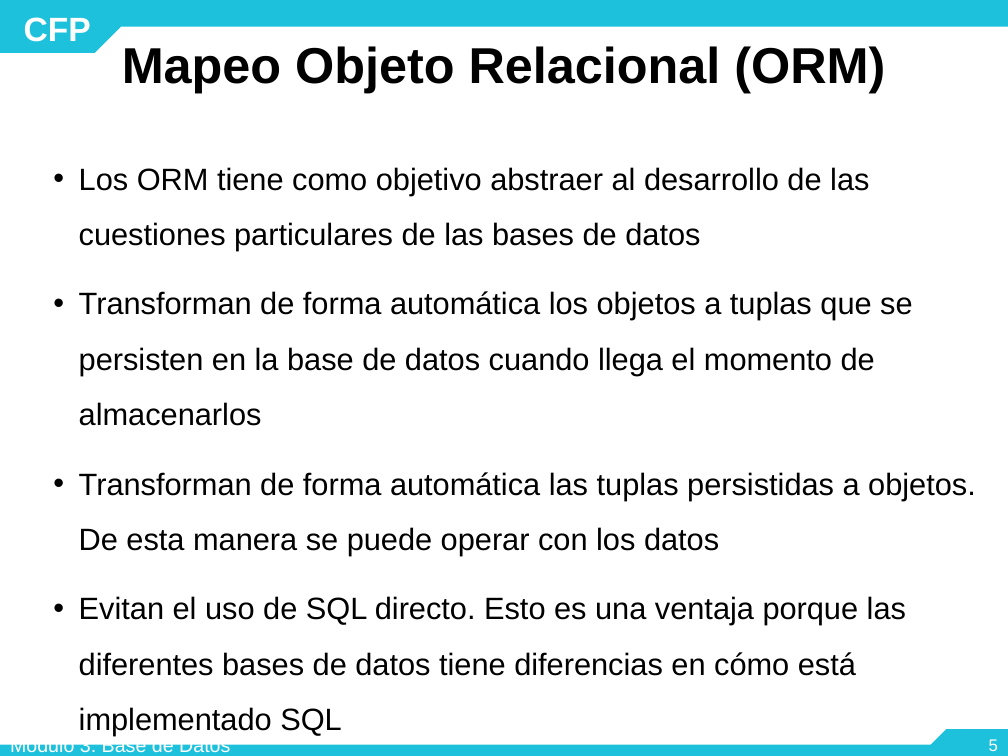
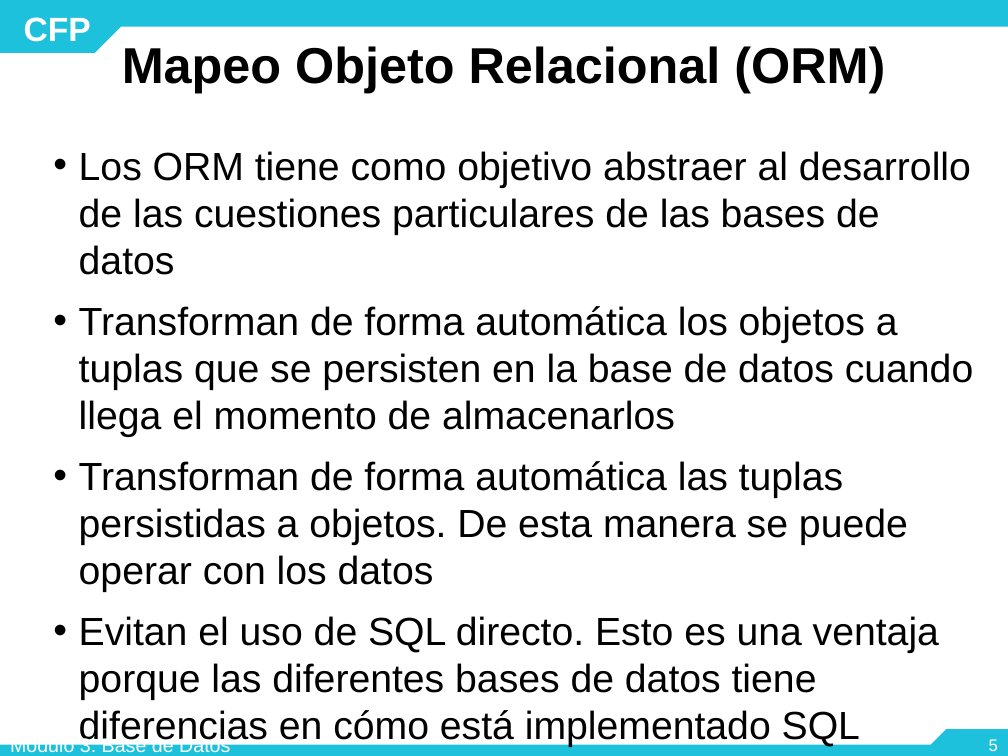
Before and after one commit to mariela21180/concesionaria, a slide deck: slide 5 of modulo6/6.1.1/- Teoria/6.1.1. Conexión API-DB.pptx. Drawn at 1008x756 pixels with LibreOffice and Linux fonts; fonts in the diff are those of the drawing; background and template pictures are left out. Boxes give left, top, right and bottom in pixels: in the first picture for what was removed or moved away, otherwise in the second. Text is boxed around its words. In the diff, an @@ line names an element or a change of style, - is before the commit and + after.

```diff
--- a/modulo6/6.1.1/- Teoria/6.1.1. Conexión API-DB.pptx
+++ b/modulo6/6.1.1/- Teoria/6.1.1. Conexión API-DB.pptx
@@ text "Los ORM tiene como objetivo ..." at box(79, 151, 973, 747): size 22 to 28 pt; line spacing 1.5 to 1 @@
```
Also in this commit, not shown: 12 other slides changed.
